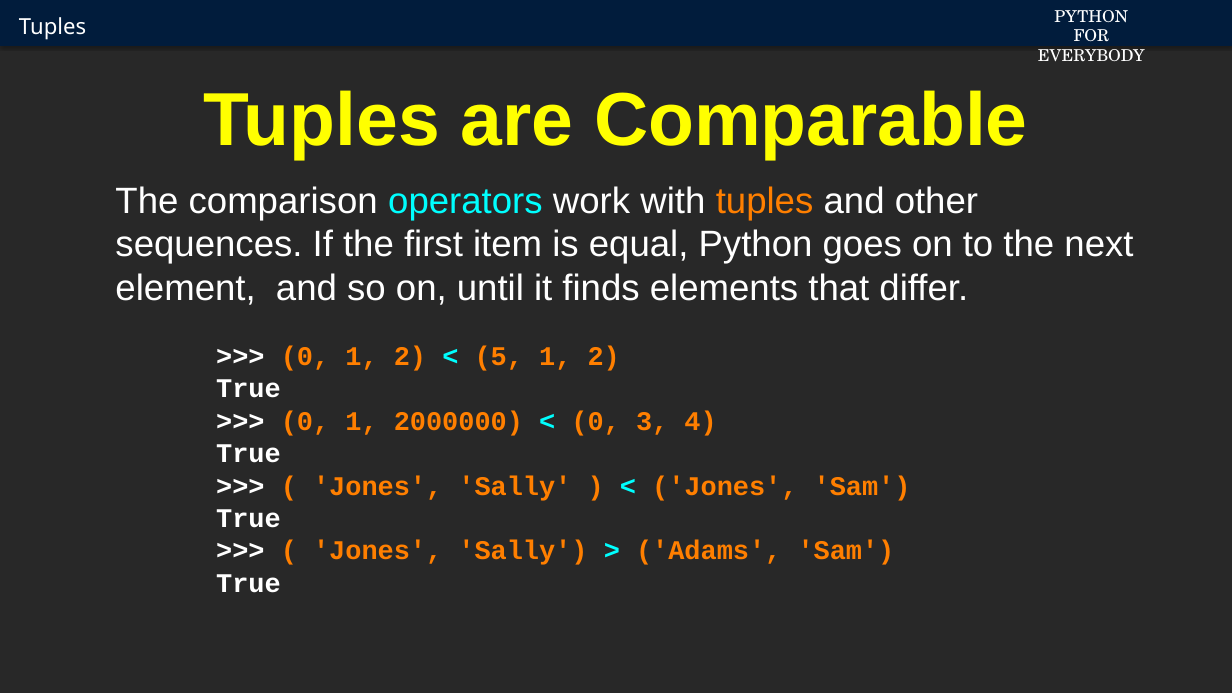
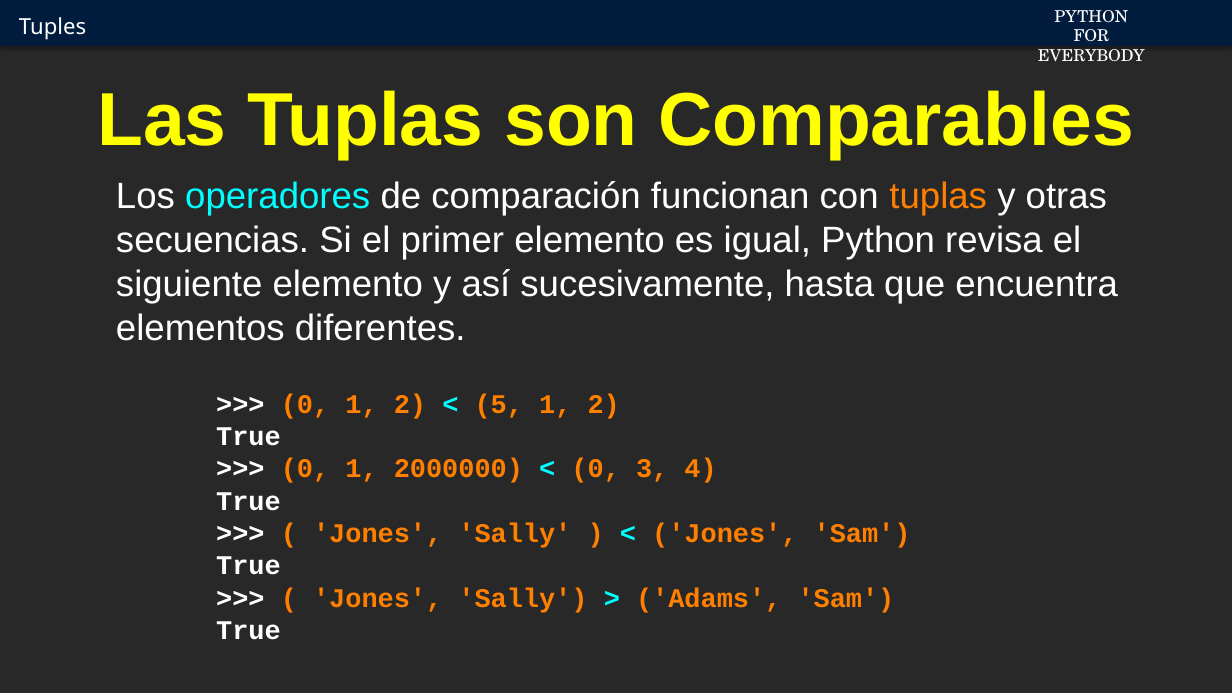
Before and after one commit to csev/py4e, a slide deck: slide 9 of ai/10.1.pptx. Drawn at 1232x693 pixels with LibreOffice and Linux fonts; fonts in the diff are those of the drawing; background and template pictures are left out. Boxes give left, top, right and bottom in pixels: in the first picture for what was removed or moved away, otherwise in the second. Text is boxed around its words. In the diff, an @@ line names an element or a change of style, - is before the commit and + after.

```diff
--- a/ai/10.1.pptx
+++ b/ai/10.1.pptx
@@ title at (97,90,1133,160): text changed @@
-Tuples are Comparable
+Las Tuplas son Comparables
@@ text at (116,181,1118,304): text changed @@
-The comparison operators work with tuples and other sequences. If the first item is equal, Python goes on to the next element, and so on, until it finds elements that differ.
+Los operadores de comparación funcionan con tuplas y otras secuencias. Si el primer elemento es igual, Python revisa el siguiente elemento y así sucesivamente, hasta que encuentra elementos diferentes.
@@ text ">>> (0, 1, 2) < ...": place and size @@
-text ">>> (0, 1, 2) < ..." at (216,346,911,593)
+text ">>> (0, 1, 2) < ..." at (216,394,911,640)
```
Also in this commit, not shown: 13 other slides changed, 2 slides added, 2 slides removed.
